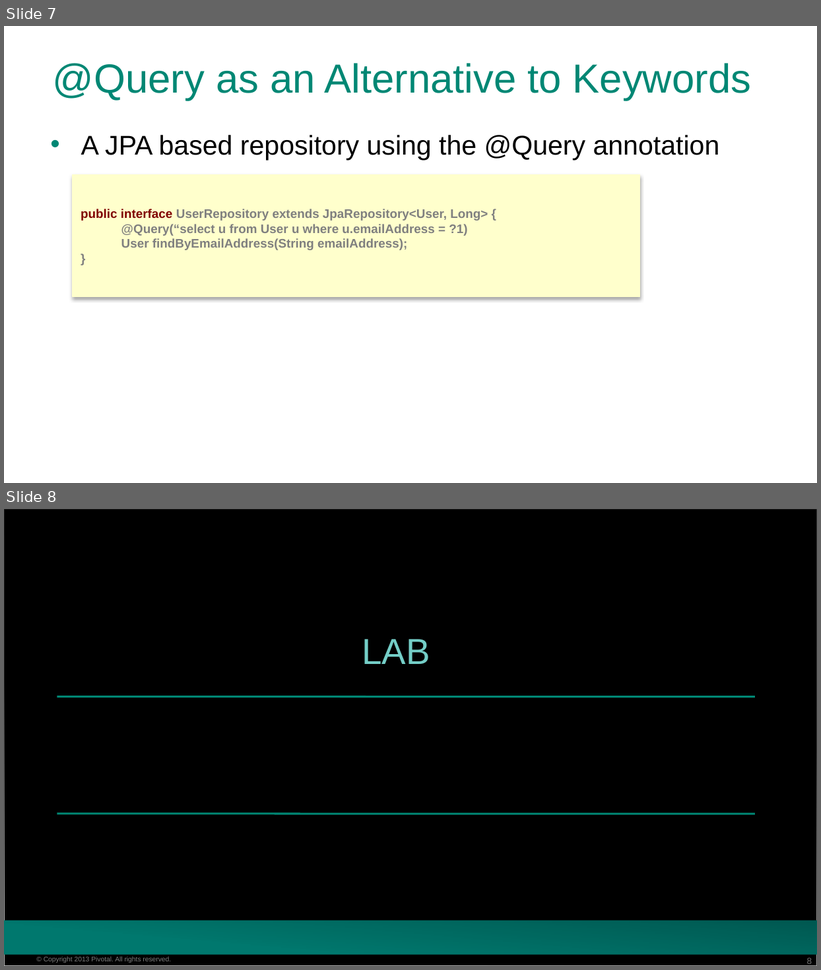
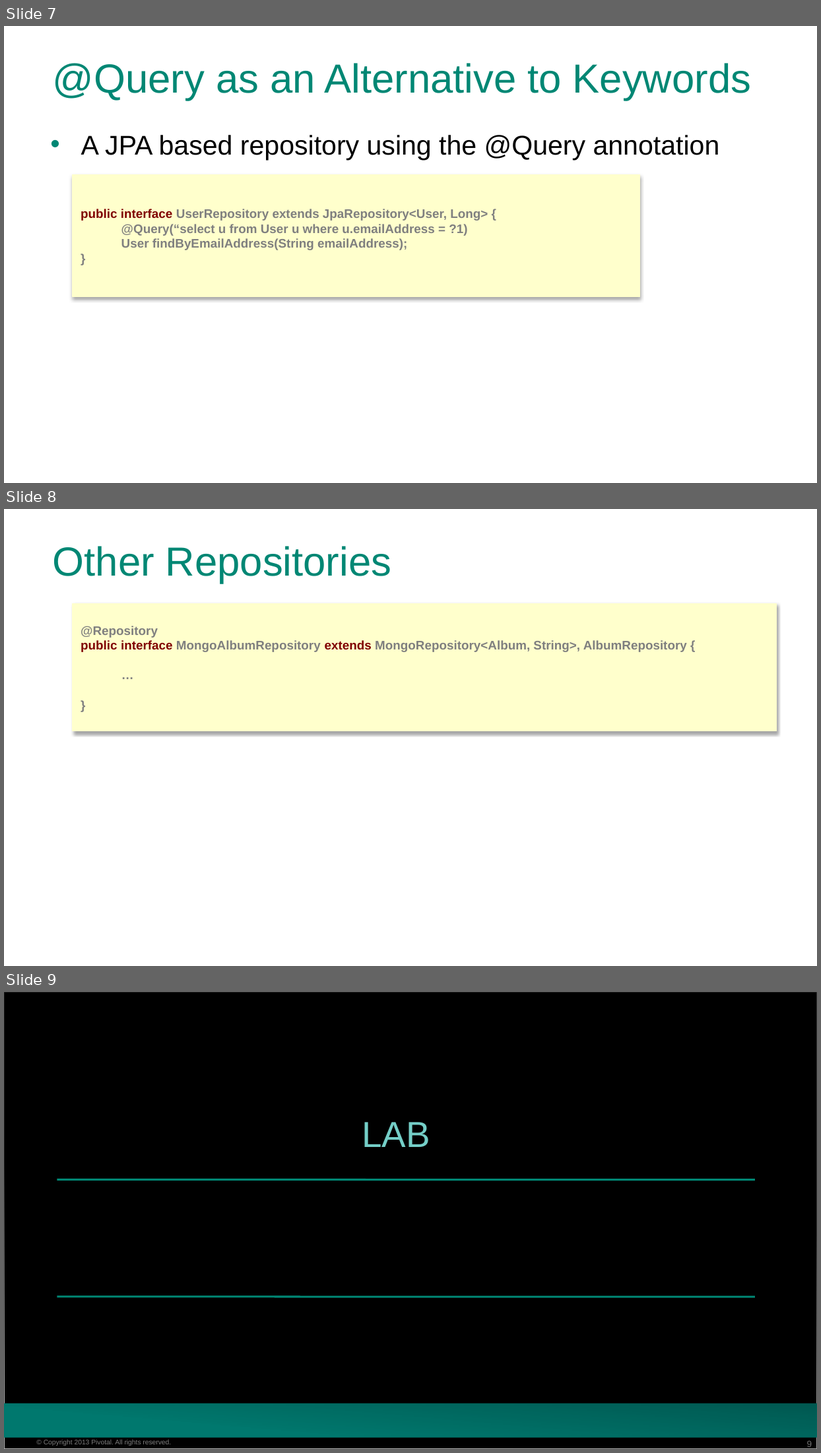
Before and after one commit to ililiiililill/spring-workshop, a slide deck: Session_4_5_Spring_Data_REST.pptx. Shown one above the other, each under a label of ours: slides 7 and 8 before the commit, slides 7, 8 and 9 after it. The pictures are 821x970 and 821x1453 pixels, drawn with LibreOffice and Linux fonts; fonts in the diff are those of the drawing; background and template pictures are left out. Boxes give left, top, right and bottom in pixels: in the first picture for what was removed or moved away, otherwise in the second. Text is boxed around its words. In the diff, an @@ line names an element or a change of style, - is before the commit and + after.

Commit message:
added repo slide

```diff
--- a/Session_4_5_Spring_Data_REST.pptx
+++ b/Session_4_5_Spring_Data_REST.pptx
@@ slide 8 added at (4,509,817,966), background #FFFFFF @@
@@ title added at (53,546,391,584), 36 pt, text #008774 @@
+Other Repositories
@@ rectangle added at (72,603,776,731), fill #FFFFCC, outline #FFFFCC 0.75 pt, 11 pt, text #7F7F7F, bold @@
+@Repository
+public interface MongoAlbumRepository extends MongoRepository<Album, String>, AlbumRepository {
+…
+}
@@ what was slide 8 is now slide 9 @@
```
